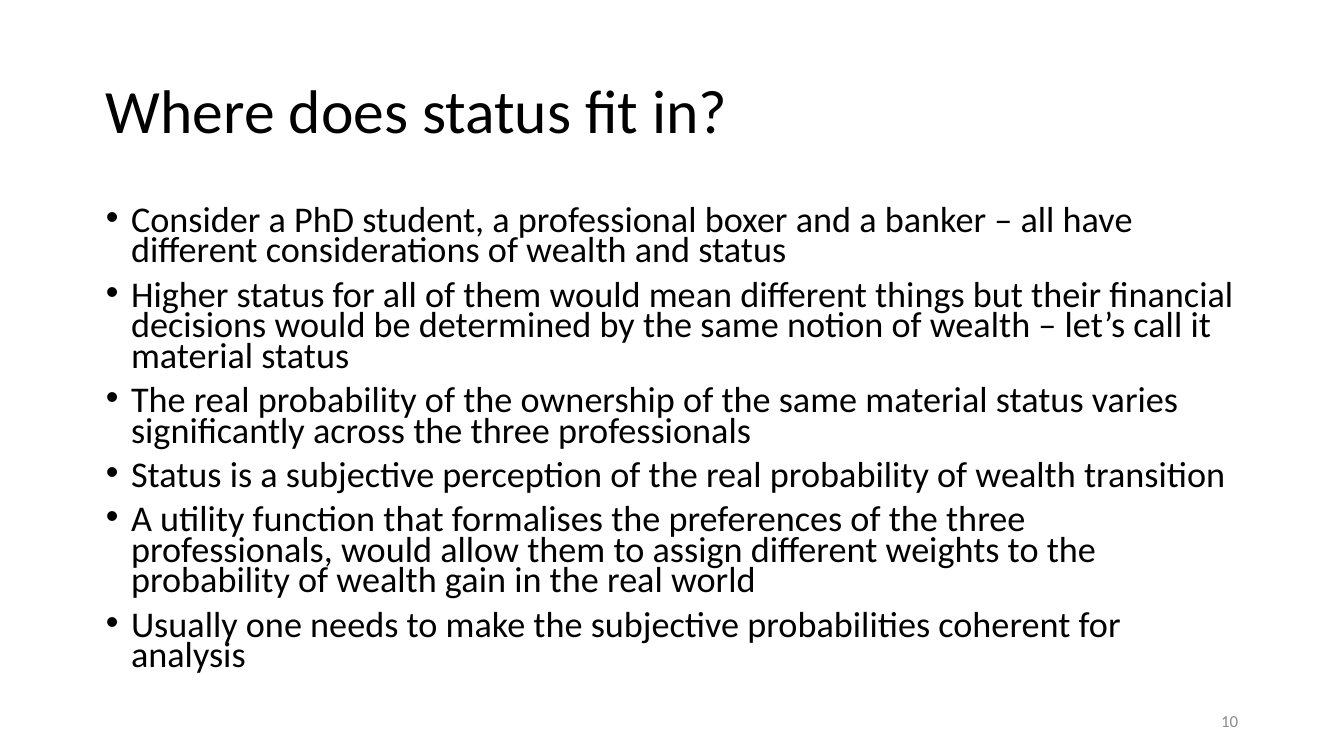
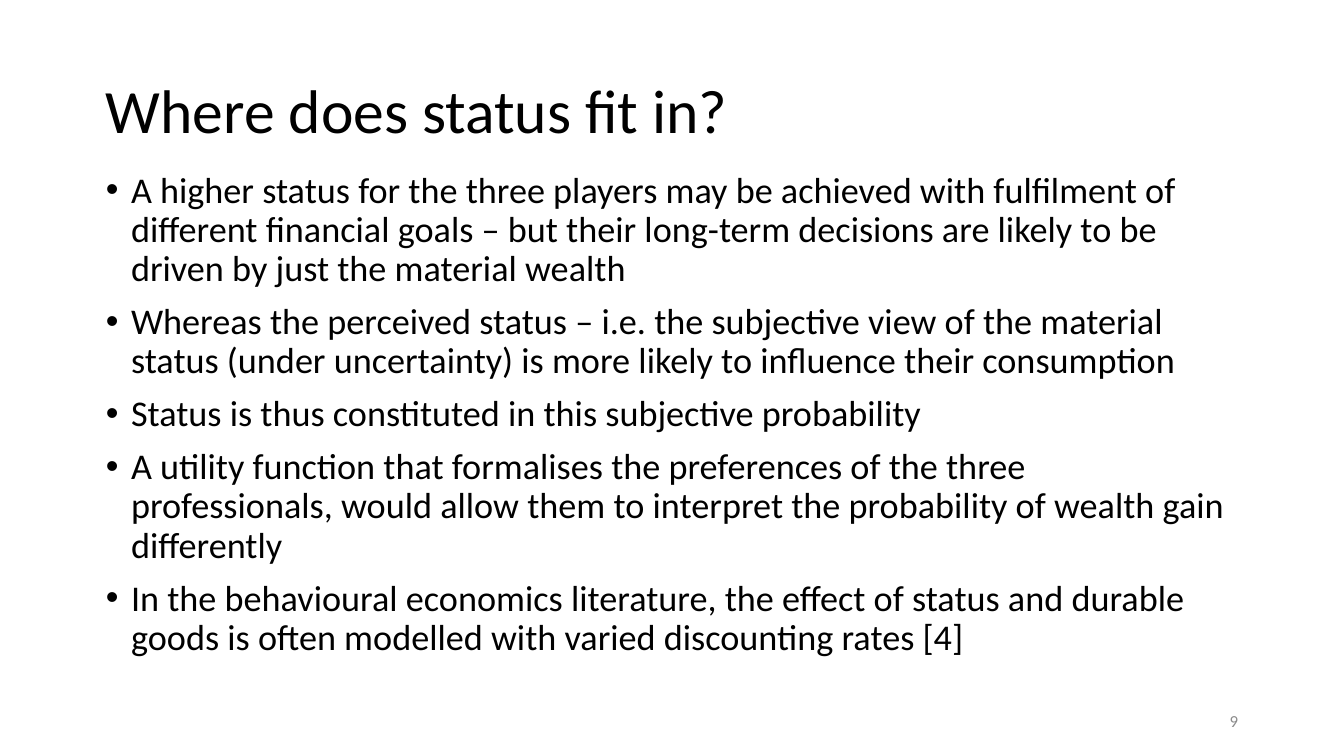
Before and after one commit to anuragr81/research, a slide deck: slide 9 of consumption/presentationFeb2020.pptx (slide 10 before the commit). Drawn at 1344x756 pixels with LibreOffice and Linux fonts; fonts in the diff are those of the drawing; background and template pictures are left out. Boxes give left, top, right and bottom in pixels: in the first picture for what was removed or moved away, otherwise in the second. Text is boxed around its words. In the diff, an @@ line names an element or a change of style, - is before the commit and + after.

Commit message:
Modifying slides with discounting rates intro.

```diff
--- a/consumption/presentationFeb2020.pptx
+++ b/consumption/presentationFeb2020.pptx
@@ text at [131,178,1224,657]: text changed @@
-• Consider a PhD student, a professional boxer and a banker – all have different considerations of wealth and status
-• Higher status for all of them would mean different things but their financial decisions would be determined by the same notion of wealth – let’s call it material status
-• The real probability of the ownership of the same material status varies significantly across the three professionals
-• Status is a subjective perception of the real probability of wealth transition
-• A utility function that formalises the preferences of the three professionals, would allow them to assign different weights to the probability of wealth gain in the real world
-• Usually one needs to make the subjective probabilities coherent for analysis
+• A higher status for the three players may be achieved with fulfilment of different financial goals – but their long-term decisions are likely to be driven by just the material wealth
+• Whereas the perceived status – i.e. the subjective view of the material status (under uncertainty) is more likely to influence their consumption
+• Status is thus constituted in this subjective probability
+• A utility function that formalises the preferences of the three professionals, would allow them to interpret the probability of wealth gain differently
+• In the behavioural economics literature, the effect of status and durable goods is often modelled with varied discounting rates [4]
@@ page number at [1230,716,1239,727]: text changed @@
-10
+9
```
Also in this commit, not shown: 7 other slides changed, 4 slides added, 3 slides removed, 1 other file.
